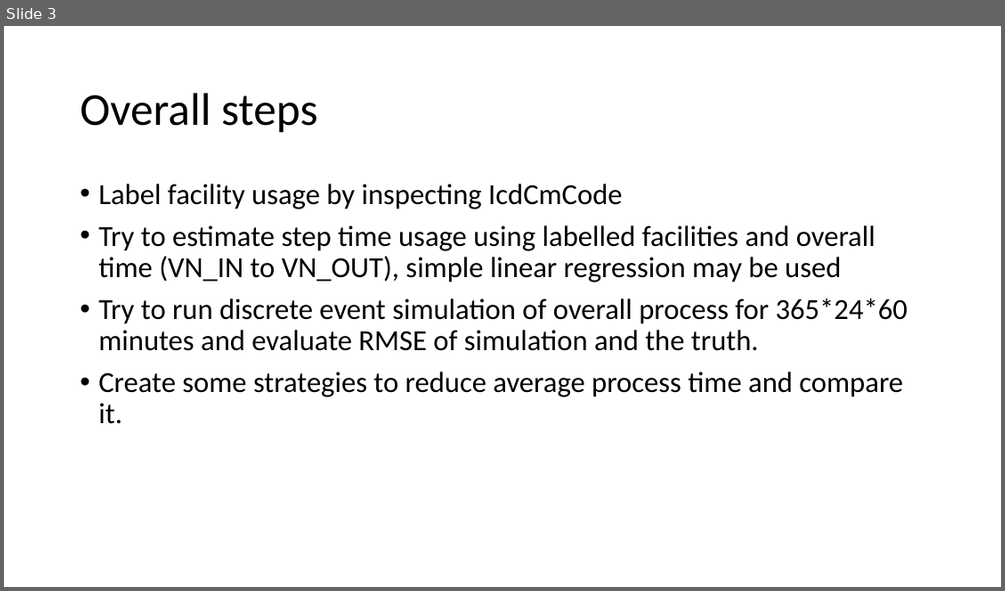
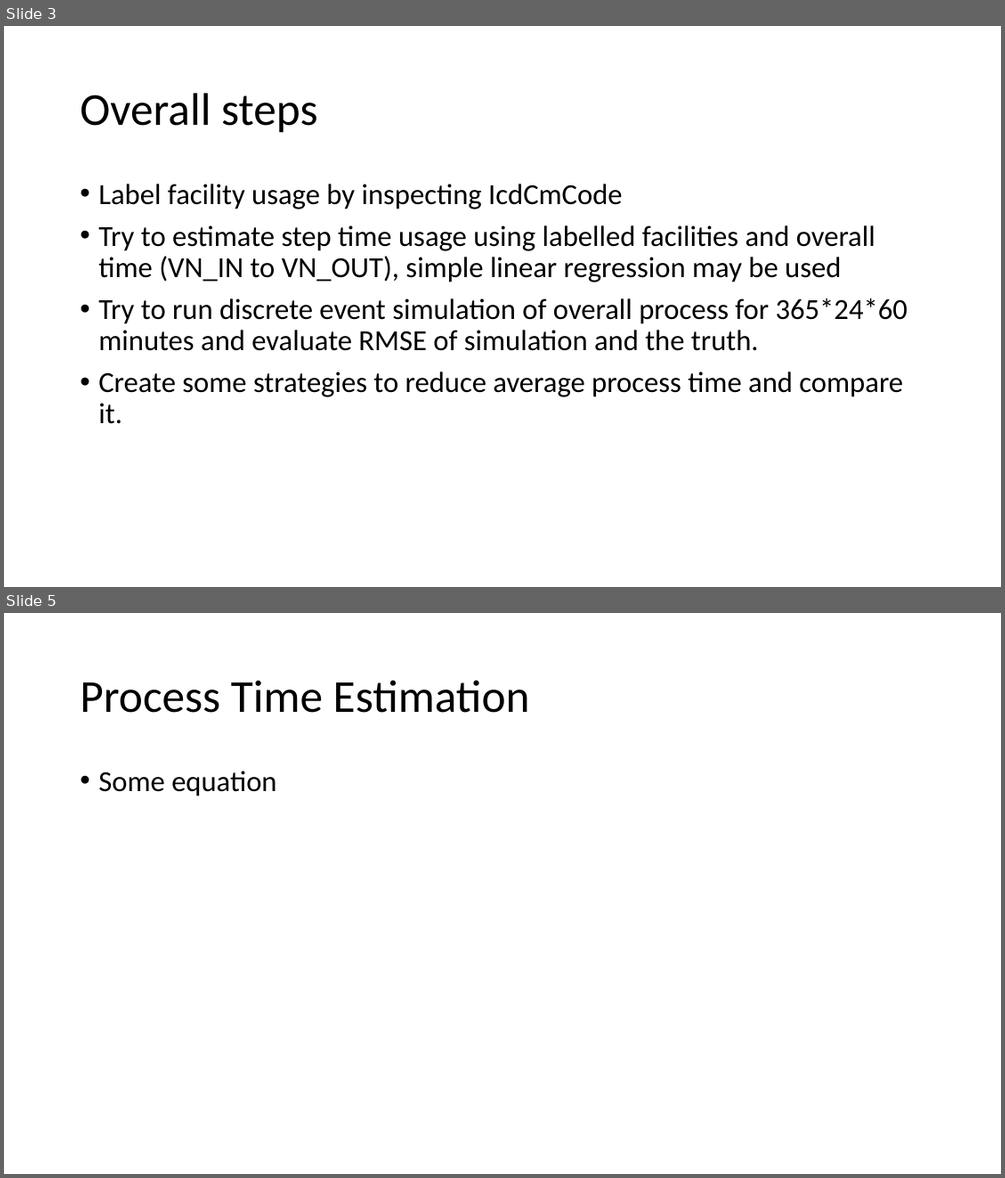
Before and after one commit to kawin7538/ds_hospital_project, a slide deck: memo_presentation/memo.pptx. Shown one above the other, each under a label of ours: slide 3 before the commit, slides 3 and 5 after it; the slides between them are not shown. The pictures are 1005x591 and 1005x1178 pixels, drawn with LibreOffice and Linux fonts; fonts in the diff are those of the drawing. Boxes give left, top, right and bottom in pixels: in the first picture for what was removed or moved away, otherwise in the second. Text is boxed around its words. In the diff, an @@ line names an element or a change of style, - is before the commit and + after.

```diff
--- a/memo_presentation/memo.pptx
+++ b/memo_presentation/memo.pptx
@@ slide 5 added at <box>4,613,1001,1174</box>, background #FFFFFF @@
@@ title added at <box>80,680,530,713</box>, 44 pt, text #000000 @@
+Process Time Estimation
@@ text added at <box>98,771,276,796</box>, 28 pt, text #000000 @@
+• Some equation
```
Also in this commit, not shown: 9 other slides added, 6 other files.
